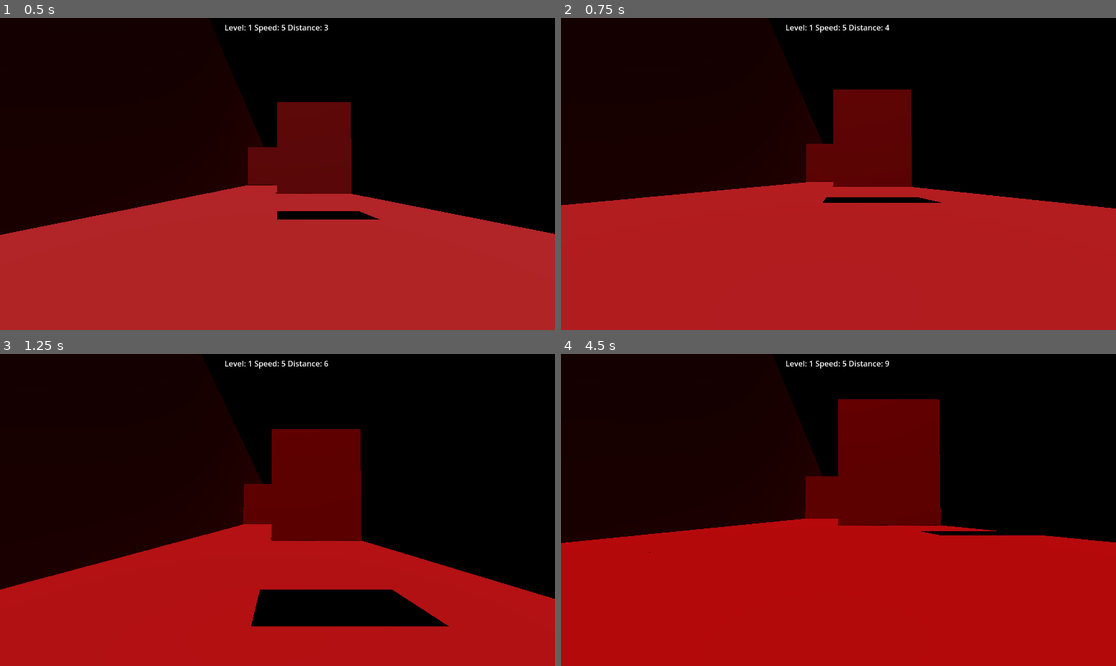
Above: before the commit, frames 1-4 (two rows, left to right).
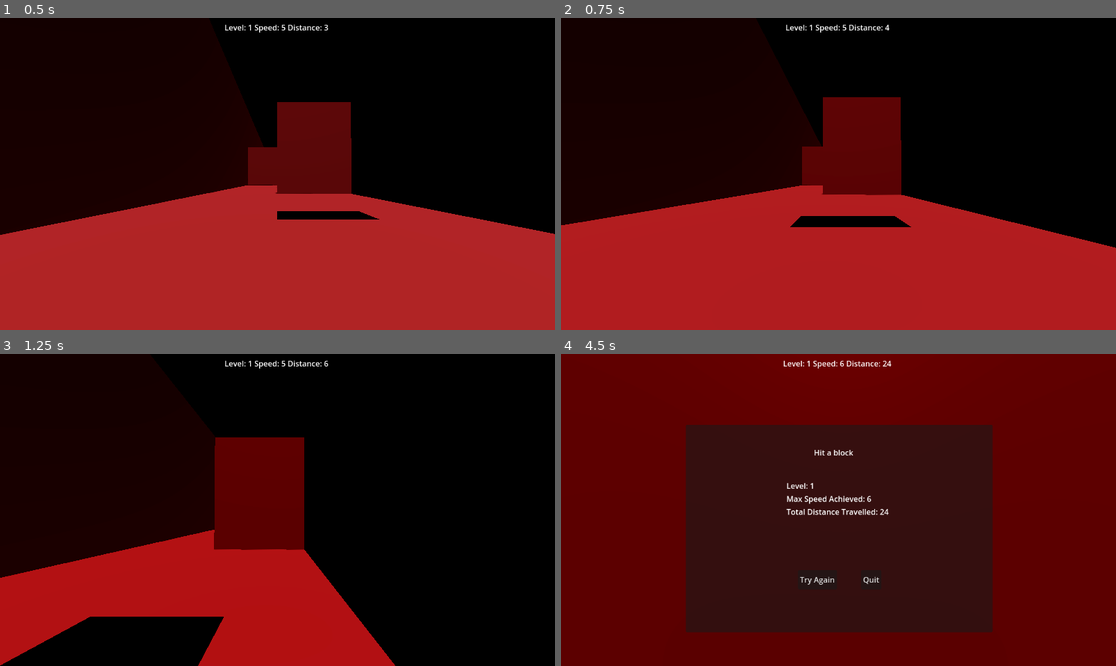
Above: after the commit, the same moments.

Repository: finalsabbath/3d-runner
Game: Godot game, scene res://scenes/world.tscn
Same seed, same stepped clock (60 frames per second), same inputs: the game is played once before the commit and once after it.
Inputs (mouse positions are in pixels of both pictures, inside the frame that each line leads up to):
- Up to frame 1 (0.5 s): no input
- Up to frame 2 (0.75 s): hold Right (move_right) from 0.53 s (still down); tap Ctrl (slide) at 0.6 s
- Up to frame 3 (1.25 s): keep holding Right (move_right); tap Space (jump) at 0.77 s
- Up to frame 4 (4.5 s): release Right (move_right) at 1.28 s; hold Down (ui_down) 1.28-2.03 s; tap Ctrl (slide) at 1.35, 2.1, 3.6, 4.35 s; tap Space (jump) at 1.52, 3.77 s; hold Right (move_right) 2.03-2.75 s; click (816, 578) at 2.75 s, where only the run before the commit has a clickable "Try Again"; hold Up (ui_up) 3.53-4.28 s; hold Left (move_left) from 4.28 s (still down)

Frame 1 is identical in both runs. In frame 2, 7.5% of the frame differs, in the area x 0-100%, y 18-74%; in frame 3, 25%; in frame 4, 97%, in the area x 0-100%, y 0-100%.

Commit message:
some cleanup

Diff:
--- a/3d-runner/scenes/player.gd
+++ b/3d-runner/scenes/player.gd
@@ -1,6 +1,4 @@
 extends CharacterBody3D
-
-const SLIDE_SCALE: float = 0.5
 
 @export var speed = 8.0
 @export var fall_acceleration = 75
@@ -9,40 +7,25 @@
 @onready var collision_shape_3d: CollisionShape3D = $CollisionShape3D
 @onready var camera_3d: Camera3D = $Camera3D
 
-var slide_scale = Vector3(SLIDE_SCALE,SLIDE_SCALE,SLIDE_SCALE)
-
 var target_velocity = Vector3.ZERO
 var sliding: bool = false
 
 func _physics_process(delta: float) -> void:
 	var input_dir := Input.get_vector("move_left", "move_right", "ui_up", "ui_down")
-	# We'll ignore up and down input, just using side to side
 	var direction := (transform.basis * Vector3(input_dir.x, 0, input_dir.y)).normalized()
 	if direction:
 		target_velocity.x = direction.x * speed
 	else:
 		target_velocity.x = move_toward(target_velocity.x, 0, speed)
 
-	# Vertical Velocity
-	if not is_on_floor(): # If in the air, fall towards the floor. Literally gravity
+	if not is_on_floor():
 		target_velocity.y = target_velocity.y - (fall_acceleration * delta)
-	# Jumping.
 	if is_on_floor() and Input.is_action_just_pressed("jump"):
 		target_velocity.y = jump_impulse
 
-	#this is bad, if its going to stay make it better
-	if is_on_floor() and Input.is_action_just_pressed("slide") and !sliding:
-		sliding = true
-		collision_shape_3d.scale = slide_scale
-		camera_3d.position.y = camera_3d.position.y/2
-		slide_timer.start()
-
-	if sliding:
-		target_velocity.x = 0
 	velocity = target_velocity
 	move_and_slide()
 #
-	#Check collision death
 	for i in range(get_slide_collision_count()):
 		var collision = get_slide_collision(i)
 		if collision:
@@ -54,8 +37,3 @@
 	#check fall death
 	if position.y < -10:
 		EventBus.run_end.emit("Fell down a hole")
-
-func _on_slide_timeout() -> void:
-	sliding = false
-	collision_shape_3d.scale = Vector3(1,1,1)
-	camera_3d.position.y = camera_3d.position.y*2
--- a/3d-runner/scenes/player.tscn
+++ b/3d-runner/scenes/player.tscn
@@ -18,9 +18,3 @@
 
 [node name="Camera3D" type="Camera3D" parent="."]
 transform = Transform3D(1, 0, 0, 0, 0.999668, -0.0257583, 0, 0.0257583, 0.999668, 0, 0.572753, 0.215651)
-
-[node name="Slide" type="Timer" parent="."]
-wait_time = 2.0
-one_shot = true
-
-[connection signal="timeout" from="Slide" to="." method="_on_slide_timeout"]
--- a/3d-runner/scenes/terrain_controller.gd
+++ b/3d-runner/scenes/terrain_controller.gd
@@ -8,14 +8,10 @@
 
 var count_starter_blocks = 0
 
-## Holds the catalog of loaded terrian block scenes
 var TerrainBlocks: Array = []
 var Obstacles: Array = []
-## The set of terrian blocks which are currently rendered to viewport
 var terrain_belt: Array[Node3D] = []
-## The number of blocks to keep rendered to the viewport
 @export var num_terrain_blocks = 16
-## Path to directory holding the terrain block scenes
 @export_dir var terrian_blocks_path = "res://terrain_blocks"
 @export_dir var obstacles_path = "res://obstacles"
 
--- a/3d-runner/scenes/world.gd
+++ b/3d-runner/scenes/world.gd
@@ -24,7 +24,6 @@
 	_set_level()
 
 func _physics_process(delta: float) -> void:
-	#_pulse(delta)
 	var master_bus_volume = (AudioServer.get_bus_peak_volume_left_db(0,0) + AudioServer.get_bus_peak_volume_right_db(0,0)) / 2
 	world_environment.environment.background_energy_multiplier = (30 + master_bus_volume) * (delta * 5) -1
 	_check_distance_milestones()
--- a/3d-runner/scenes/world.tscn
+++ b/3d-runner/scenes/world.tscn
@@ -1,11 +1,10 @@
-[gd_scene load_steps=11 format=3 uid="uid://o13dbq1lmrfm"]
+[gd_scene load_steps=10 format=3 uid="uid://o13dbq1lmrfm"]
 
 [ext_resource type="Script" uid="uid://4i866fvgfnrr" path="res://scenes/world.gd" id="1_qfnet"]
 [ext_resource type="PackedScene" uid="uid://dy7246qt6328y" path="res://scenes/player.tscn" id="2_qfnet"]
 [ext_resource type="PackedScene" uid="uid://0sprg6vnoira" path="res://scenes/terrain_controller.tscn" id="2_rwgxs"]
 [ext_resource type="PackedScene" uid="uid://b001uqla7yi5b" path="res://scenes/ui.tscn" id="3_4wyf3"]
 [ext_resource type="AudioStream" uid="uid://b6chy4dblnhb" path="res://assets/music/Sketchbook 2024-08-07.ogg" id="4_71j4m"]
-[ext_resource type="AudioStream" uid="uid://d2jfnqyxav07x" path="res://assets/Drone_doom.wav" id="4_k0juu"]
 [ext_resource type="PackedScene" uid="uid://c5qalmgsv6xta" path="res://scenes/wall1.tscn" id="7_i7141"]
 
 [sub_resource type="ProceduralSkyMaterial" id="ProceduralSkyMaterial_e5uuo"]
@@ -48,14 +47,6 @@
 bus = &"Music"
 parameters/looping = true
 
-[node name="Pulse" type="AudioStreamPlayer3D" parent="."]
-transform = Transform3D(1, 0, 0, 0, 1, 0, 0, 0, 1, -0.294238, 6.6603, -9.408)
-stream = ExtResource("4_k0juu")
-volume_db = 8.238
-max_db = 6.0
-max_distance = 273.07
-bus = &"SFX"
-
 [node name="UI" parent="." instance=ExtResource("3_4wyf3")]
 
 [node name="Wall1" parent="." instance=ExtResource("7_i7141")]
Not shown, removed: 3d-runner/assets/Drone_doom.wav.import
Not shown, removed: 3d-runner/assets/Drone_doom.wav
